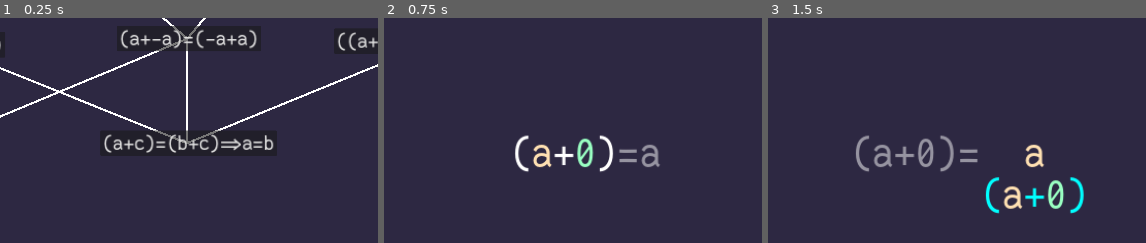
Above: before the commit, frames 1-3 (left to right).
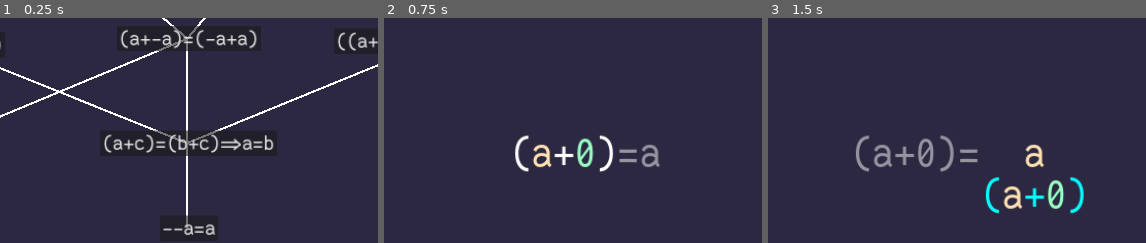
Above: after the commit, the same moments.

Repository: theoahfeldt/emperical-maths
Game: Godot game, scene res://main.tscn
Same seed, same stepped clock (60 frames per second), same inputs: the game is played once before the commit and once after it.
Inputs:
- Up to frame 1 (0.25 s): no input
- Up to frame 2 (0.75 s): click "(a+0)=a" at 0.5 s
- Up to frame 3 (1.5 s): tap Enter (expression_confirm) at 1.25 s; hold Right (expression_right) from 1.28 s (still down); tap Space (expression_select) at 1.35 s
The pictures show only the part of the screen within x 20-70%, y 20-70%; the shares and areas given below are measured in that part.

The runs differ from the first frame. In frame 1, 0.5% of the frame differs, in the area x 43-57%, y 56-97%; in frame 2, nothing differs; in frame 3, nothing differs.

Commit message:
Generalize code to handle rules that manipulates equalities

Diff:
--- a/game/algebra/logic/expressions/algebraic_equality.gd
+++ b/game/algebra/logic/expressions/algebraic_equality.gd
@@ -68,9 +68,13 @@
 		return PatternMatchFailure.new()
 
 
-func substitute(substitution: Dictionary) -> AlgebraicEquality:
-	var instance_left := left_expression.substitute(substitution)
-	var instance_right := right_expression.substitute(substitution)
+func substitute(
+		substitution: Dictionary, replace_unspecified_variables: bool = false
+		) -> AlgebraicEquality:
+	var instance_left := left_expression.substitute(
+			substitution, replace_unspecified_variables)
+	var instance_right := right_expression.substitute(
+			substitution, replace_unspecified_variables)
 	return AlgebraicEquality.create(instance_left, instance_right)
 
 
--- a/game/algebra/logic/expressions/algebraic_integer.gd
+++ b/game/algebra/logic/expressions/algebraic_integer.gd
@@ -50,7 +50,9 @@
 		return PatternMatchFailure.new()
 
 
-func substitute(_substitution: Dictionary) -> AlgebraicInteger:
+func substitute(
+		_substitution: Dictionary, _replace_unspecified_variables: bool = false
+		) -> AlgebraicInteger:
 	return copy()
 
 
--- a/game/algebra/logic/expressions/algebraic_negation.gd
+++ b/game/algebra/logic/expressions/algebraic_negation.gd
@@ -60,6 +60,9 @@
 		return PatternMatchFailure.new()
 
 
-func substitute(substitution: Dictionary) -> AlgebraicNegation:
-	var instance := expression.substitute(substitution)
+func substitute(
+		substitution: Dictionary, replace_unspecified_variables: bool = false
+		) -> AlgebraicNegation:
+	var instance := expression.substitute(
+			substitution, replace_unspecified_variables)
 	return AlgebraicNegation.create(instance)
--- a/game/algebra/logic/expressions/algebraic_sum.gd
+++ b/game/algebra/logic/expressions/algebraic_sum.gd
@@ -73,7 +73,11 @@
 		return PatternMatchFailure.new()
 
 
-func substitute(substitution: Dictionary) -> AlgebraicSum:
-	var instance_left := left_term.substitute(substitution)
-	var instance_right := right_term.substitute(substitution)
+func substitute(
+		substitution: Dictionary, replace_unspecified_variables: bool = false
+		) -> AlgebraicSum:
+	var instance_left := left_term.substitute(
+			substitution, replace_unspecified_variables)
+	var instance_right := right_term.substitute(
+			substitution, replace_unspecified_variables)
 	return AlgebraicSum.create(instance_left, instance_right)
--- a/game/algebra/logic/expressions/algebraic_variable.gd
+++ b/game/algebra/logic/expressions/algebraic_variable.gd
@@ -40,10 +40,16 @@
 
 
 func pattern_match(expression: ManipulableExpression) -> PatternMatchResult:
-	return PatternMatchSuccess.create({variable_name: expression})
+	if expression is AlgebraicExpression:
+		return PatternMatchSuccess.create({variable_name: expression})
+	return PatternMatchFailure.new()
 
 
-func substitute(substitution: Dictionary) -> AlgebraicExpression:
+func substitute(
+		substitution: Dictionary, replace_unspecified_variables: bool = false
+		) -> AlgebraicExpression:
 	if variable_name in substitution:
 		return substitution[variable_name]
-	return AlgebraicVariable.create("?")
+	if replace_unspecified_variables:
+		return AlgebraicVariable.create("?")
+	return copy()
--- a/game/algebra/logic/expressions/implication.gd
+++ b/game/algebra/logic/expressions/implication.gd
@@ -7,7 +7,7 @@
 
 
 func _to_string() -> String:
-	return "%s=>%s" % [antecedent.to_string(), consequent.to_string()]
+	return "%s=>%s" % [antecedent, consequent]
 
 
 static func create(
--- a/game/algebra/logic/expressions/manipulable_expression.gd
+++ b/game/algebra/logic/expressions/manipulable_expression.gd
@@ -48,9 +48,11 @@
 	return PatternMatchFailure.new()
 
 
-func substitute(_substitution: Dictionary) -> ManipulableExpression:
+func substitute(
+		_substitution: Dictionary, _replace_unspecified_variables: bool = false
+		) -> ManipulableExpression:
 	push_error("Function not implemented")
-	return ManipulableExpression.new()
+	return null
 
 
 func set_color(p_color: Color) -> void:
--- a/game/algebra/logic/rules/algebraic_rule.gd
+++ b/game/algebra/logic/rules/algebraic_rule.gd
@@ -7,7 +7,7 @@
 
 
 func _to_string() -> String:
-	return "AlgebraicRule(%s, %s)" % [_before.to_string(), _after.to_string()]
+	return "AlgebraicRule(%s, %s)" % [_before, _after]
 
 
 static func create(
@@ -16,6 +16,10 @@
 	new._before = before
 	new._after = after
 	return new
+
+
+static func from_implication(implication: Implication) -> AlgebraicRule:
+	return AlgebraicRule.create(implication.consequent, implication.antecedent)
 
 
 static func from_equality(equality: AlgebraicEquality) -> Array[AlgebraicRule]:
@@ -29,5 +33,5 @@
 	var match_result := _before.pattern_match(expression)
 	if match_result is PatternMatchFailure:
 		return ApplicationFailure.new()
-	var instance := _after.substitute(match_result.assignments)
+	var instance := _after.substitute(match_result.assignments, true)
 	return ApplicationSuccess.create(instance)
--- a/game/algebra/logic/rules/assumption_rule.gd
+++ b/game/algebra/logic/rules/assumption_rule.gd
@@ -7,7 +7,7 @@
 
 
 func _to_string() -> String:
-	return "AssumptionRule(%s, %s)" % [_before.to_string(), _after.to_string()]
+	return "AssumptionRule(%s, %s)" % [_before, _after]
 
 
 static func create(before: AlgebraicExpression, after: AlgebraicExpression
--- a/game/algebra/ui/expression_controller.gd
+++ b/game/algebra/ui/expression_controller.gd
@@ -2,7 +2,7 @@
 extends Node2D
 
 
-signal updated_algebraic()
+signal updated_expression()
 
 var _manipulation_rules: Array[ManipulationRule]
 var _manipulable_base: ManipulableBase
@@ -53,7 +53,7 @@
 
 
 func _start_expression_instantiator(
-		abstract_expression: AlgebraicExpression) -> void:
+		abstract_expression: ManipulableExpression) -> void:
 	var center: Vector2 = get_viewport_rect().size / 2.0
 	center.y += 100
 	_expression_instantiator = ExpressionInstantiator.create(
@@ -64,16 +64,16 @@
 
 
 func _replace_subexpression(
-		algebraic: AlgebraicExpression, graphical: GraphicalExpression) -> void:
-	_manipulable_base.replace_subexpression(algebraic, _current_index)
+		expression: ManipulableExpression, graphical: GraphicalExpression) -> void:
+	_manipulable_base.replace_subexpression(expression, _current_index)
 	ExpressionIndexer.replace_graphical_subexpression(
 			_graphical_base, graphical, _current_index)
-	updated_algebraic.emit()
+	updated_expression.emit()
 	_start_expression_selector()
 
 
 func _on_expression_selector_selected(
-		selected: AlgebraicExpression, index: Array[int]) -> void:
+		selected: ManipulableExpression, index: Array[int]) -> void:
 	_current_index = index
 	remove_child(_expression_selector)
 	_expression_selector.queue_free()
@@ -83,7 +83,7 @@
 
 
 func _on_alternative_expressions_menu_selected(
-		option: AlgebraicExpression, graphical: GraphicalExpression) -> void:
+		option: ManipulableExpression, graphical: GraphicalExpression) -> void:
 	remove_child(_menu_selector)
 	_menu_selector.queue_free()
 	if "?" in option.to_string():
@@ -95,7 +95,7 @@
 
 
 func _on_expression_instantiator_substituted(
-		new_expression: AlgebraicExpression) -> void:
+		new_expression: ManipulableExpression) -> void:
 	remove_child(_expression_instantiator)
 	_expression_instantiator.queue_free()
 	var graphical := new_expression.to_graphical()
--- a/game/algebra/ui/expression_creation/expression_creator.gd
+++ b/game/algebra/ui/expression_creation/expression_creator.gd
@@ -58,7 +58,7 @@
 
 
 func _variable_menu() -> SelectionMenu:
-	var expressions: Array[AlgebraicExpression] = [
+	var expressions: Array[ManipulableExpression] = [
 		AlgebraicVariable.create("a"),
 		AlgebraicVariable.create("b"),
 		AlgebraicVariable.create("c"),
@@ -68,7 +68,7 @@
 
 
 func _integer_menu() -> SelectionMenu:
-	var expressions: Array[AlgebraicExpression] = [
+	var expressions: Array[ManipulableExpression] = [
 		AlgebraicInteger.create(0),
 		AlgebraicInteger.create(1),
 		AlgebraicInteger.create(2),
--- a/game/algebra/ui/expression_instantiator.gd
+++ b/game/algebra/ui/expression_instantiator.gd
@@ -2,9 +2,9 @@
 extends Node
 
 
-signal substituted_instance(instance: AlgebraicExpression)
+signal substituted_instance(instance: ManipulableExpression)
 
-var _expression: AlgebraicExpression
+var _expression: ManipulableExpression
 var _expression_creator: ExpressionCreator
 
 
@@ -14,7 +14,7 @@
 
 
 static func create(
-		expression: AlgebraicExpression, center_position: Vector2
+		expression: ManipulableExpression, center_position: Vector2
 		) -> ExpressionInstantiator:
 	var new := ExpressionInstantiator.new()
 	new._expression = expression
@@ -25,7 +25,9 @@
 
 
 func _on_expression_creator_created_expression(
-		algebraic: AlgebraicExpression, graphical: GraphicalExpression) -> void:
+		algebraic: AlgebraicExpression, graphical: GraphicalExpression
+		) -> void:
 	graphical.queue_free()
 	var instance := _expression.substitute({"?": algebraic})
+	print_debug("Created %s from %s" % [instance, _expression])
 	substituted_instance.emit(instance)
--- a/game/algebra/ui/expression_selector.gd
+++ b/game/algebra/ui/expression_selector.gd
@@ -2,7 +2,7 @@
 extends Node
 
 
-signal selected(expression: AlgebraicExpression, index: Array[int])
+signal selected(expression: ManipulableExpression, index: Array[int])
 
 var _manipulable_base: ManipulableBase
 var _graphical_base: GraphicalBase
@@ -35,8 +35,8 @@
 
 
 func select_expression():
-	if not marked_expression() is AlgebraicEquality:
-		selected.emit(marked_expression(), _mark)
+	print_debug("Selected subexpression %s" % [marked_expression()])
+	selected.emit(marked_expression(), _mark)
 
 
 func marked_expression() -> ManipulableExpression:
--- a/game/algebra/ui/level_player.gd
+++ b/game/algebra/ui/level_player.gd
@@ -19,10 +19,14 @@
 	_expression_controller = ExpressionController.create(
 			_level.equality, _level.rules)
 	add_child(_expression_controller)
-	_expression_controller.updated_algebraic.connect(
-			_on_expression_controller_updated_algebraic)
+	_expression_controller.updated_expression.connect(
+			_on_expression_controller_updated_expression)
 
 
-func _on_expression_controller_updated_algebraic() -> void:
-	if _level.is_cleared():
-		cleared.emit()
+func _on_expression_controller_updated_expression() -> void:
+	var equality := _expression_controller._manipulable_base.expression
+	if equality is AlgebraicEquality:
+		if equality.left_expression.identical_to(equality.right_expression):
+			cleared.emit()
+	else:
+		push_error("Base expression is not an equality")
--- a/game/algebra/ui/menu_selector.gd
+++ b/game/algebra/ui/menu_selector.gd
@@ -25,4 +25,5 @@
 func _select() -> void:
 	var option = _menu.adopt_marked_option()
 	var graphical: GraphicalExpression = _menu.adopt_marked_graphical_option()
+	print("Selected menu option %s" % [option])
 	selected.emit(option, graphical)
--- a/game/algebra/ui/selection_menu.gd
+++ b/game/algebra/ui/selection_menu.gd
@@ -34,10 +34,10 @@
 
 
 static func create_from_rule_applications(
-		expression: AlgebraicExpression,
+		expression: ManipulableExpression,
 		rules: Array[ManipulationRule],
 		) -> SelectionMenu:
-	var alternatives: Array[AlgebraicExpression] = [expression]
+	var alternatives: Array[ManipulableExpression] = [expression]
 	for rule in rules:
 		var result := rule.apply(expression)
 		if result is ApplicationSuccess:
@@ -46,7 +46,7 @@
 
 
 static func create_from_expressions(
-		expressions: Array[AlgebraicExpression]) -> SelectionMenu:
+		expressions: Array[ManipulableExpression]) -> SelectionMenu:
 	var graphical_expressions: Array[GraphicalExpression] = []
 	for expression in expressions:
 		var graphical := expression.to_graphical()
@@ -56,8 +56,8 @@
 
 
 static func _unique(
-		expressions: Array[AlgebraicExpression]) -> Array[AlgebraicExpression]:
-	var unique: Array[AlgebraicExpression] = []
+		expressions: Array[ManipulableExpression]) -> Array[ManipulableExpression]:
+	var unique: Array[ManipulableExpression] = []
 	for expression in expressions:
 		if not unique.any(expression.identical_to):
 			unique.append(expression)
--- a/game/ui/level.gd
+++ b/game/ui/level.gd
@@ -13,7 +13,3 @@
 	new.equality = p_equality
 	new.rules = p_rules
 	return new
-
-
-func is_cleared() -> bool:
-	return equality.left_expression.identical_to(equality.right_expression)
--- a/game/ui/level_button.gd
+++ b/game/ui/level_button.gd
@@ -40,10 +40,8 @@
 	var rules: Array[ManipulationRule] = []
 	if expression is AlgebraicEquality:
 		rules.assign(AlgebraicRule.from_equality(expression))
-		return rules
 	if expression is Implication:
-		#TODO
-		pass
+		rules.append(AlgebraicRule.from_implication(expression))
 	return rules
 
 
--- a/game/ui/level_select_menu.tscn
+++ b/game/ui/level_select_menu.tscn
@@ -93,3 +93,12 @@
 offset_bottom = 545.0
 text = "(a+c)=(b+c)=>a=b"
 dependencies = [NodePath("../a+0=0+a"), NodePath("../a+-a=-a+a"), NodePath("../(a+b)+c=a+(b+c)")]
+
+[node name="--a=a" parent="LevelChart" node_paths=PackedStringArray("dependencies") instance=ExtResource("2_cbbnw")]
+layout_mode = 0
+offset_left = 864.0
+offset_top = 690.0
+offset_right = 1002.0
+offset_bottom = 749.0
+text = "--a=a"
+dependencies = [NodePath("../a+c=b+c=>a=b")]
